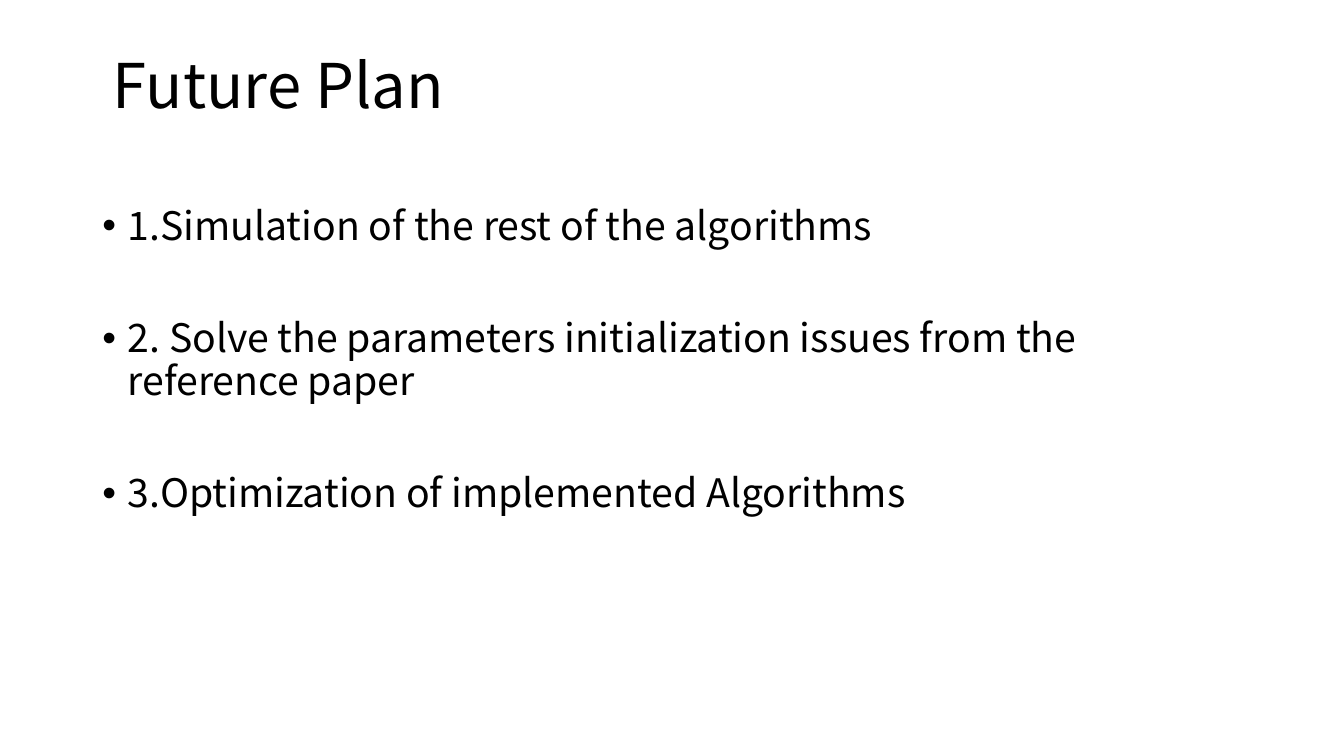
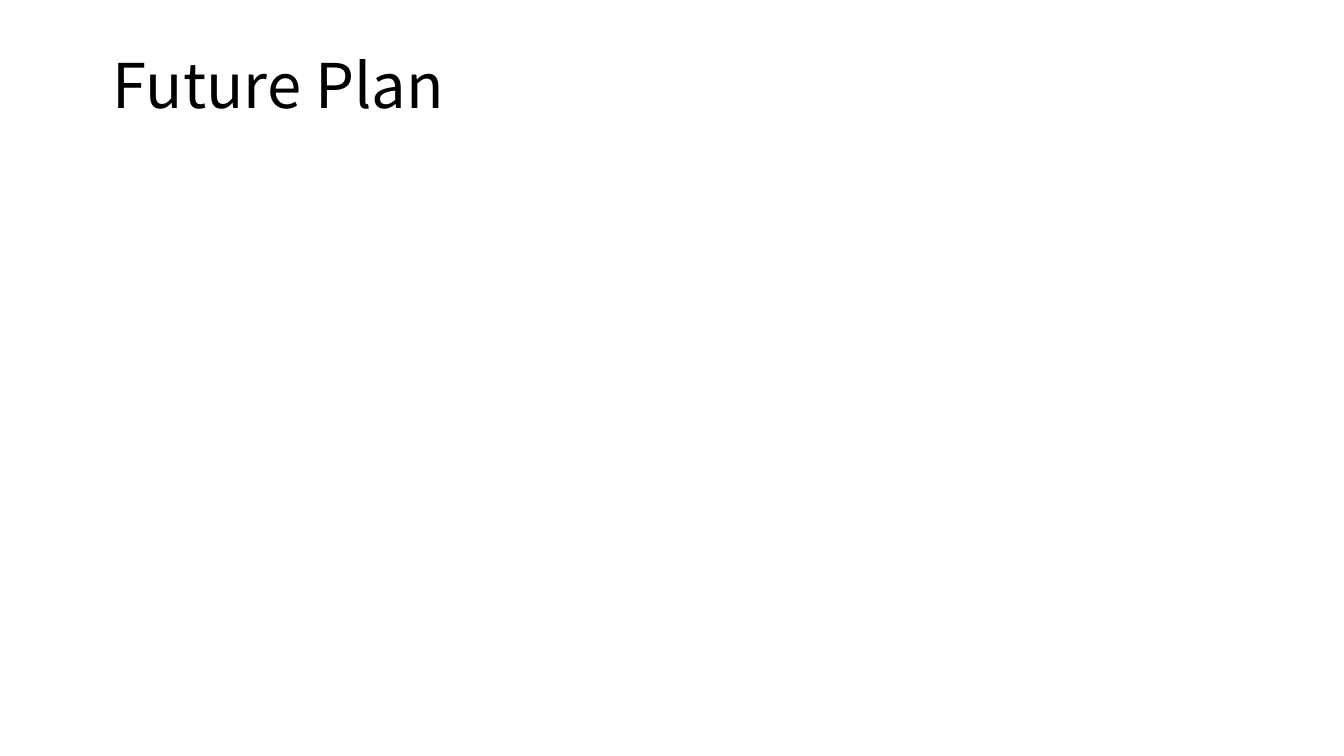
Before and after one commit to lyb1234567/Third-year-lectures, a slide deck: slide 44 of EEE380/Second Marker.pptx. Drawn at 1344x756 pixels with LibreOffice and Linux fonts; fonts in the diff are those of the drawing; grey boxes stand for pictures. Boxes give left, top, right and bottom in pixels: in the first picture for what was removed or moved away, otherwise in the second. Text is boxed around its words. In the diff, an @@ line names an element or a change of style, - is before the commit and + after.

```diff
--- a/EEE380/Second Marker.pptx
+++ b/EEE380/Second Marker.pptx
@@ text removed at <box>128,208,1076,517</box> @@
-• 1.Simulation of the rest of the algorithms
-• 2. Solve the parameters initialization issues from the reference paper
-• 3.Optimization of implemented Algorithms
```
Also in this commit, not shown: 28 other slides changed, 6 slides added, 4 slides removed, 22 other files.
